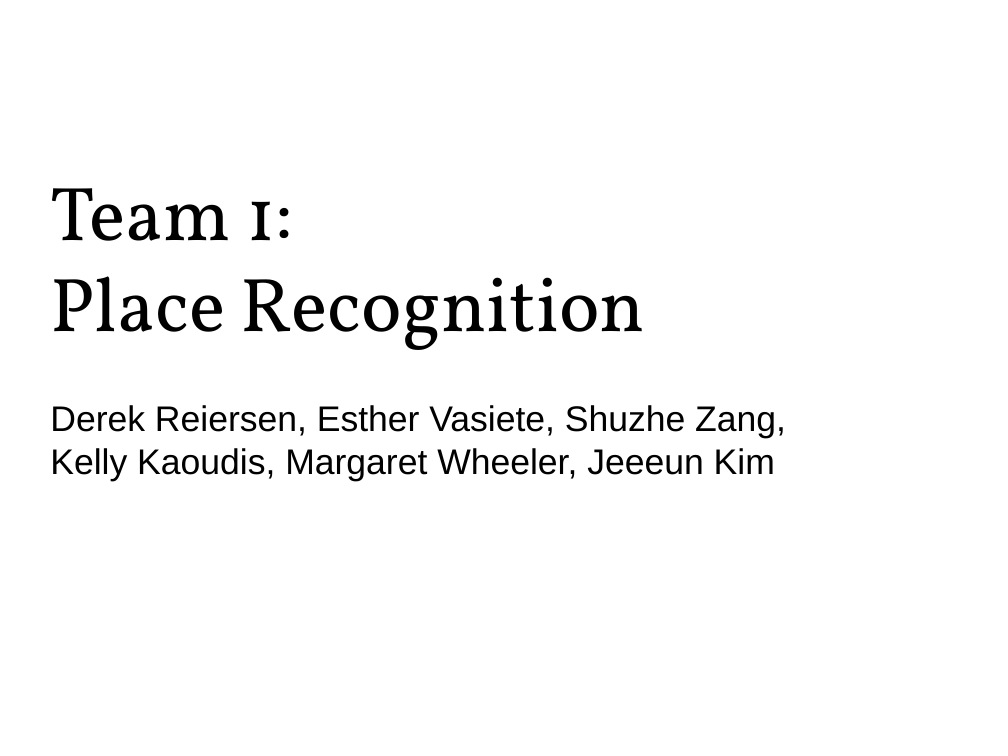
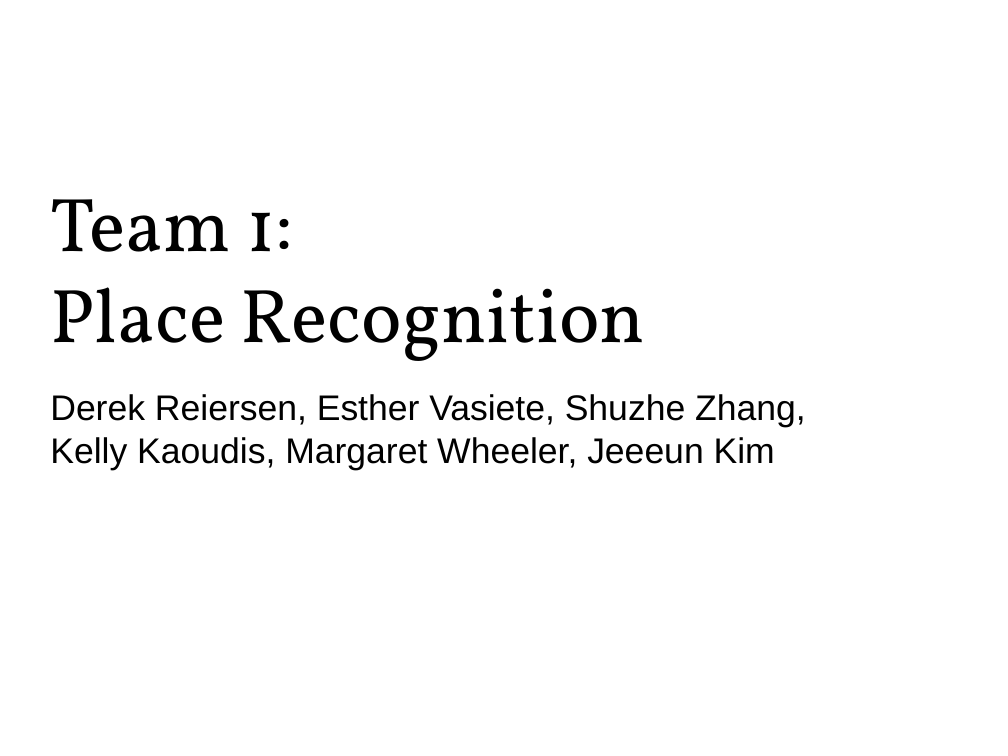
Before and after one commit to estherva7/VideoGoogle-PlaceRecognition, a slide deck: slide 1 of presentation.pptx. Drawn at 1008x756 pixels with LibreOffice and Linux fonts; fonts in the diff are those of the drawing. Boxes give left, top, right and bottom in pixels: in the first picture for what was removed or moved away, otherwise in the second. Text is boxed around its words. In the diff, an @@ line names an element or a change of style, - is before the commit and + after.

```diff
--- a/presentation.pptx
+++ b/presentation.pptx
@@ text at (50,287,806,470): text changed @@
-Place Recognition
-Derek Reiersen, Esther Vasiete, Shuzhe Zang,
-Kelly Kaoudis, Margaret Wheeler, Jeeeun Kim
+Place Recognition
+Derek Reiersen, Esther Vasiete, Shuzhe Zhang,
+Kelly Kaoudis, Margaret Wheeler, Jeeeun Kim
```
Also in this commit, not shown: 3 other slides changed.
